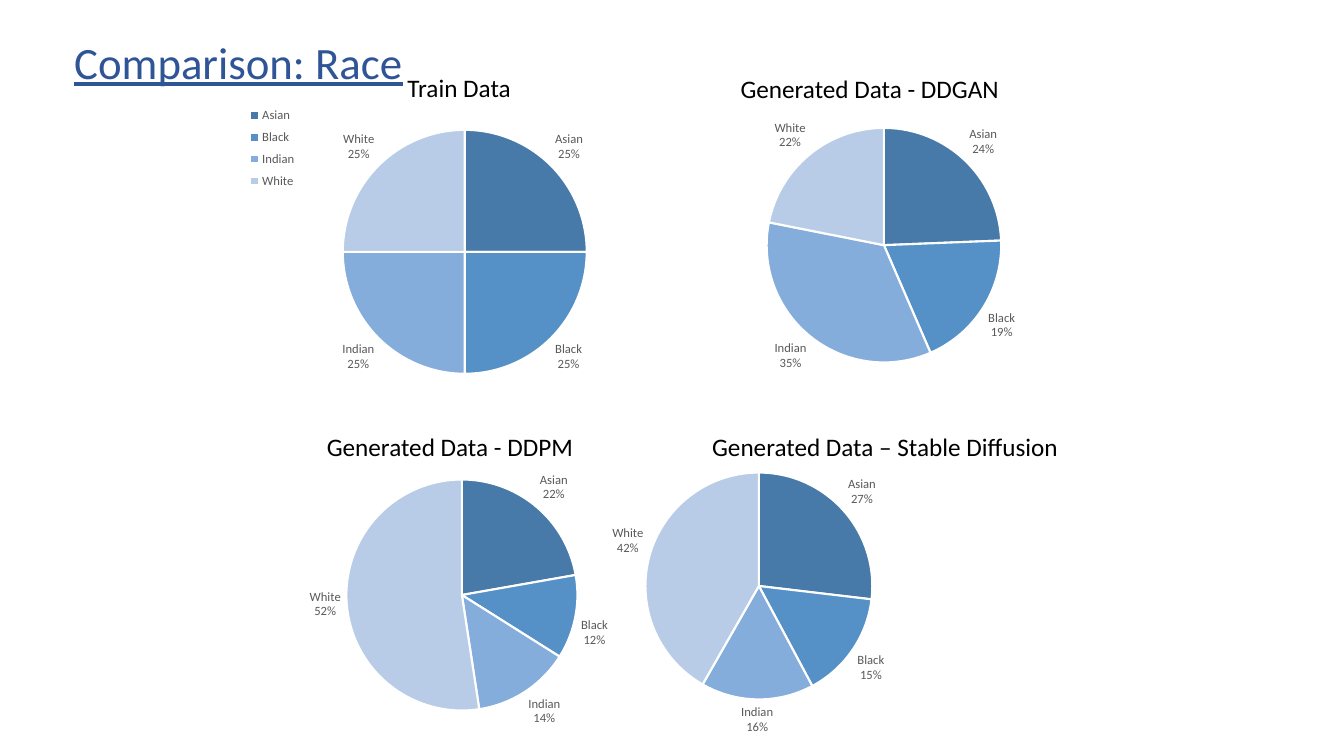
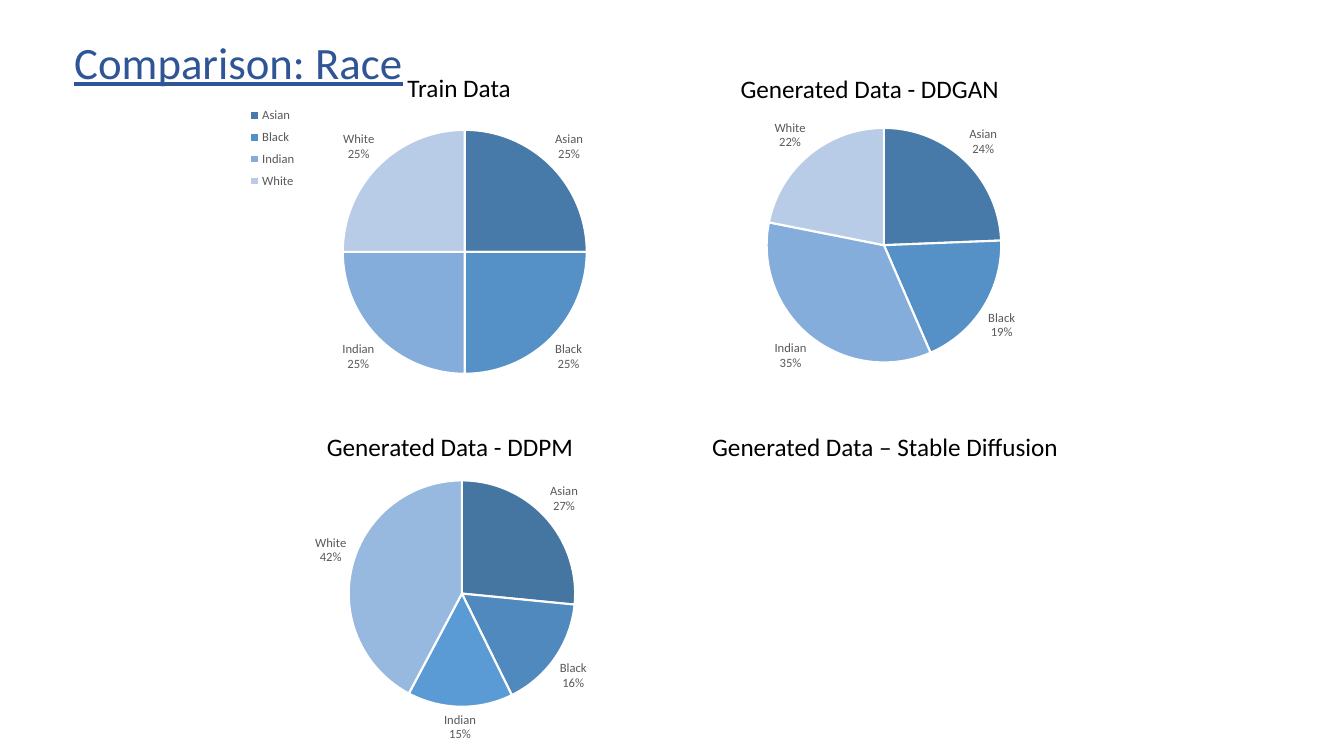
Before and after one commit to subirkumarparida/DDPM, a slide deck: slide 50 of Bias_Diffusion_v4.2.pptx. Drawn at 1344x756 pixels with LibreOffice and Linux fonts; fonts in the diff are those of the drawing. Boxes give left, top, right and bottom in pixels: in the first picture for what was removed or moved away, otherwise in the second. Text is boxed around its words. In the diff, an @@ line names an element or a change of style, - is before the commit and + after.

Commit message:
PPT updates

```diff
--- a/Bias_Diffusion_v4.2.pptx
+++ b/Bias_Diffusion_v4.2.pptx
@@ pie chart removed at [500, 447, 1004, 749] @@
-categories: Asian, Black, Indian, White
-Series 1: 27, 15, 16, 42
@@ pie chart at [203, 454, 707, 756] @@
-Series 1: 22, 12, 14, 52
+Series 1: 27, 16, 15, 42
@@ colours of single points changed @@
@@ pie chart: place and size @@
-pie chart at [208, 447, 712, 749]
+pie chart at [203, 454, 707, 756]
```
Also in this commit, not shown: 4 other slides changed, 1 other file.
